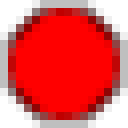
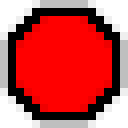
Two versions of the same layered image (128x128). Layer-by-layer changes:
painted on "Contour" over [8,8,120,120]
